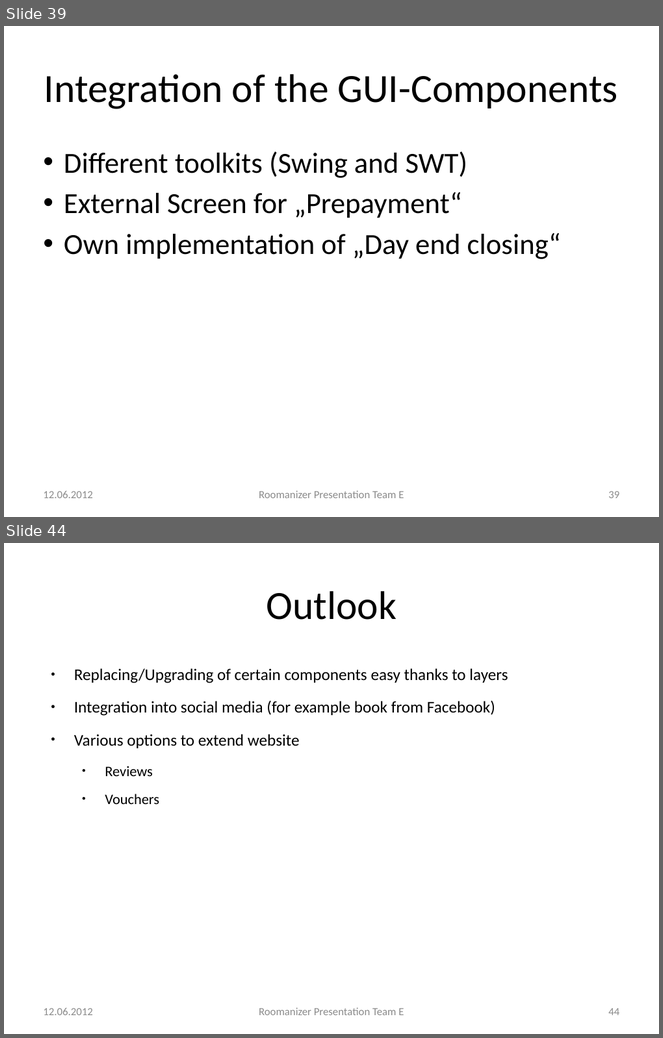
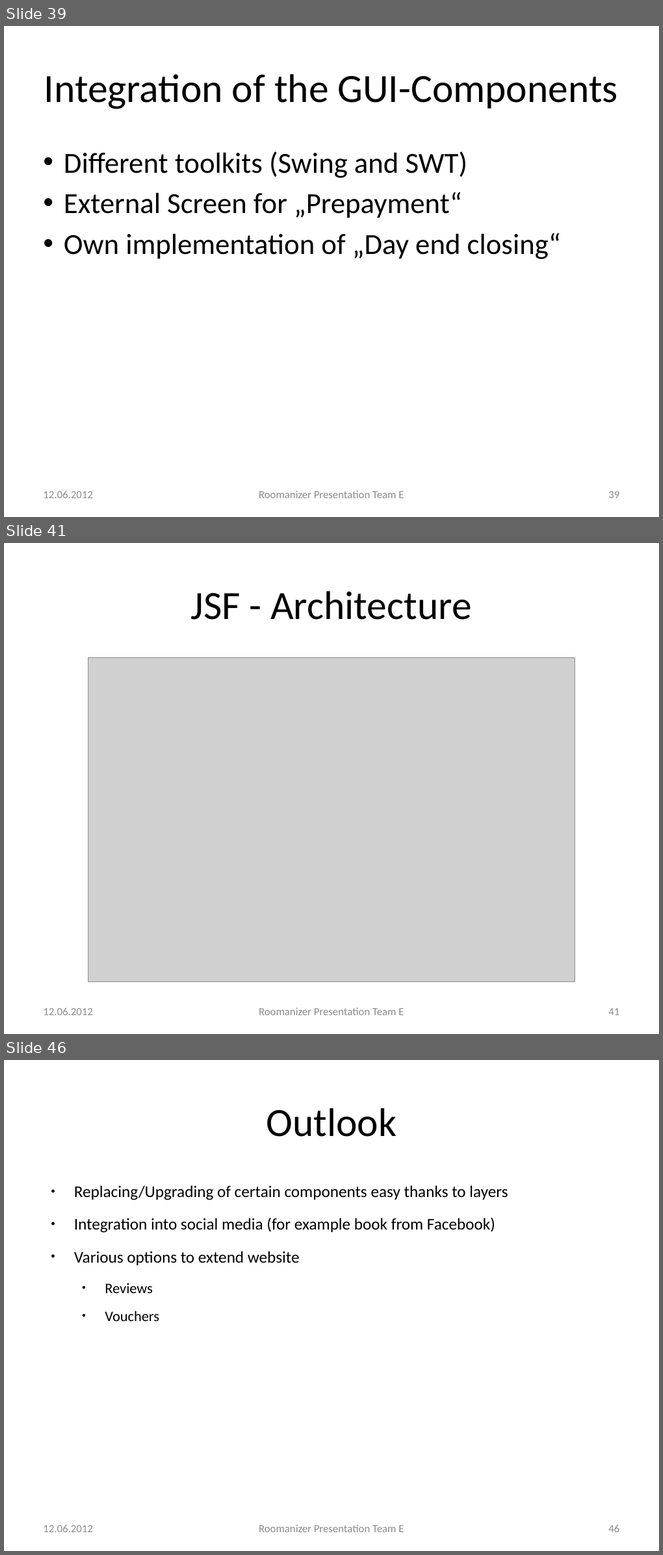
Before and after one commit to markusmo/HotelSoftware, a slide deck: Documentation/Praesentation/PresentationRoomanizer.pptx. Shown one above the other, each under a label of ours: slides 39 and 44 before the commit, slides 39, 41 and 46 after it; the slides between them are not shown. The pictures are 663x1038 and 663x1555 pixels, drawn with LibreOffice and Linux fonts; fonts in the diff are those of the drawing; grey boxes stand for pictures. Boxes give left, top, right and bottom in pixels: in the first picture for what was removed or moved away, otherwise in the second. Text is boxed around its words. In the diff, an @@ line names an element or a change of style, - is before the commit and + after.

```diff
--- a/Documentation/Praesentation/PresentationRoomanizer.pptx
+++ b/Documentation/Praesentation/PresentationRoomanizer.pptx
@@ slide 41 added at bbox=[4, 543, 659, 1034], background #FFFFFF @@
@@ title added at bbox=[191, 591, 471, 620], 44 pt, text #000000 @@
+JSF - Architecture
@@ picture added at bbox=[88, 657, 575, 982] @@
@@ text added at bbox=[43, 1008, 92, 1016], 12 pt, text #8C8C8C @@
+12.06.2012
@@ text added at bbox=[259, 1008, 404, 1016], 12 pt, text #8C8C8C @@
+Roomanizer Presentation Team E
@@ page number added at bbox=[608, 1008, 620, 1016], 12 pt, text #8C8C8C @@
+41
@@ what was slide 44 is now slide 46 @@
@@ page number at bbox=[608, 1525, 620, 1533]: text changed @@
-44
+46
```
Also in this commit, not shown: 5 slides changed, 1 other slide added, 1 other file.
